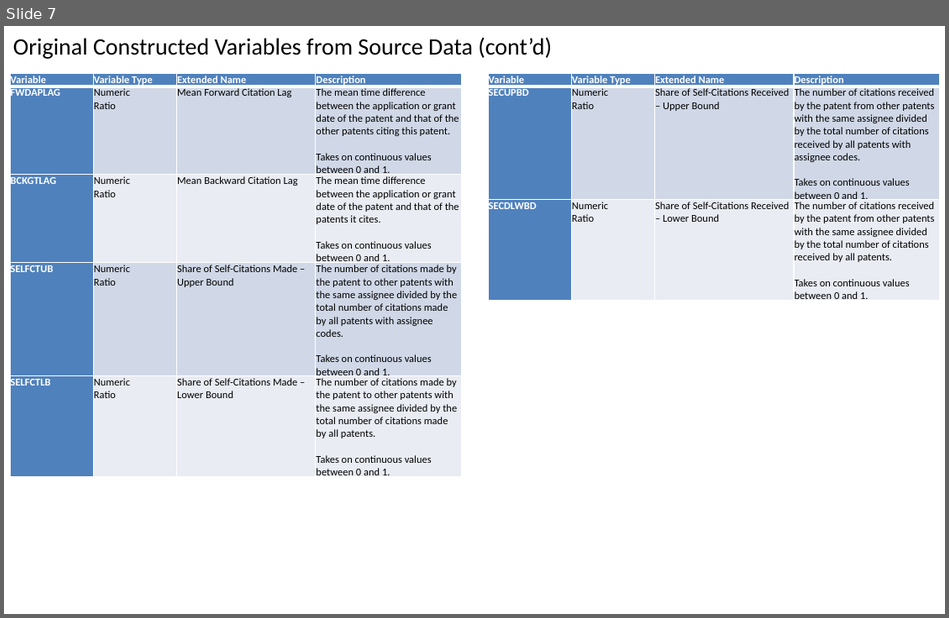
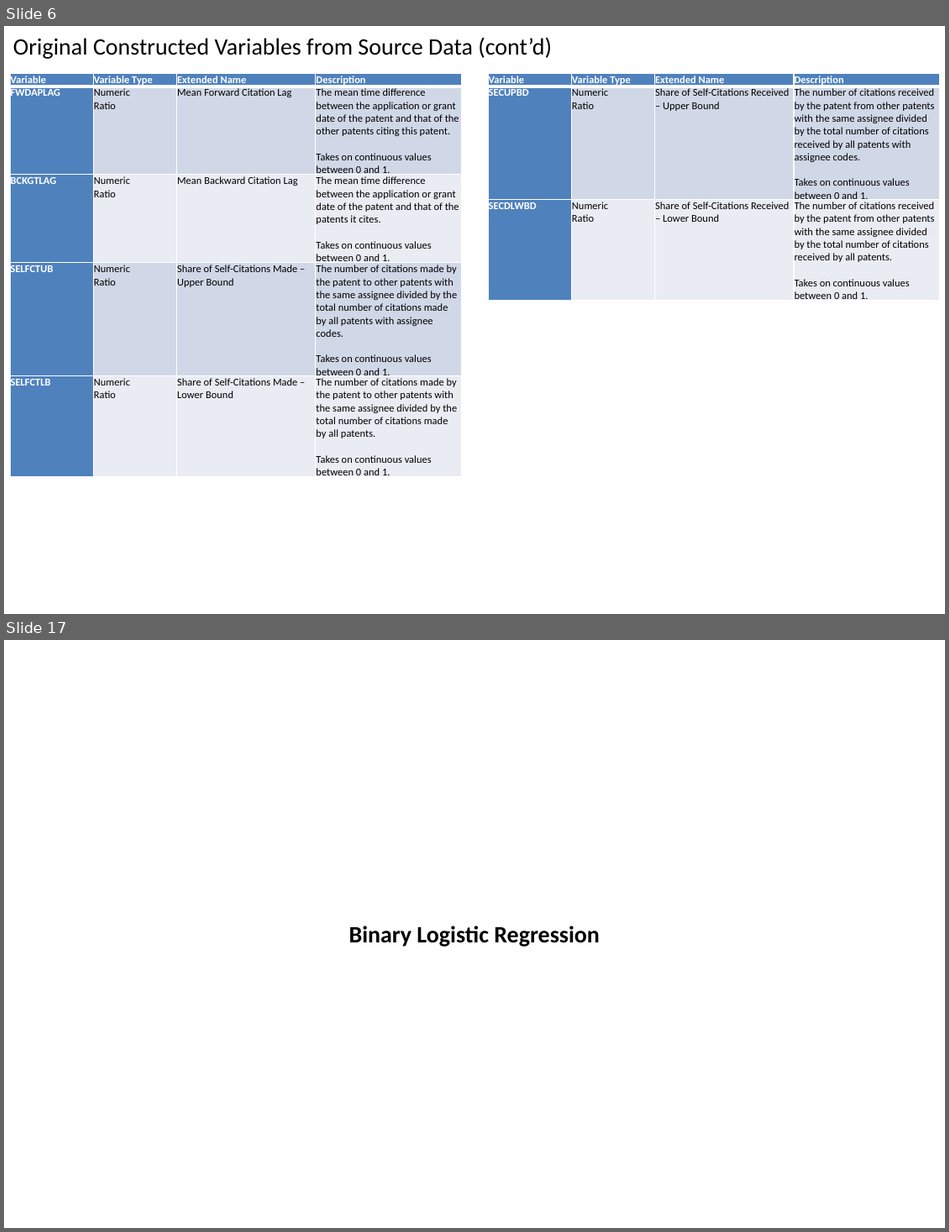
Before and after one commit to SLU-Courses-Townes/SOC6100, a slide deck: Presentations/Presentation02/Townes_SOC6100_Presentation02.pptx. Shown one above the other, each under a label of ours: slide 7 before the commit, slides 6 and 17 after it; the slides between them are not shown. The pictures are 949x618 and 949x1232 pixels, drawn with LibreOffice and Linux fonts; fonts in the diff are those of the drawing. Boxes give left, top, right and bottom in pixels: in the first picture for what was removed or moved away, otherwise in the second. Text is boxed around its words. In the diff, an @@ line names an element or a change of style, - is before the commit and + after.

```diff
--- a/Presentations/Presentation02/Townes_SOC6100_Presentation02.pptx
+++ b/Presentations/Presentation02/Townes_SOC6100_Presentation02.pptx
@@ slide 17 added at [4,640,945,1228], background #FFFFFF @@
@@ text added at [349,926,600,947], 18 pt, text #000000, bold @@
+Binary Logistic Regression
@@ what was slide 7 is now slide 6 @@
```
Also in this commit, not shown: 5 slides changed, 12 other slides added, 1 slide removed.
